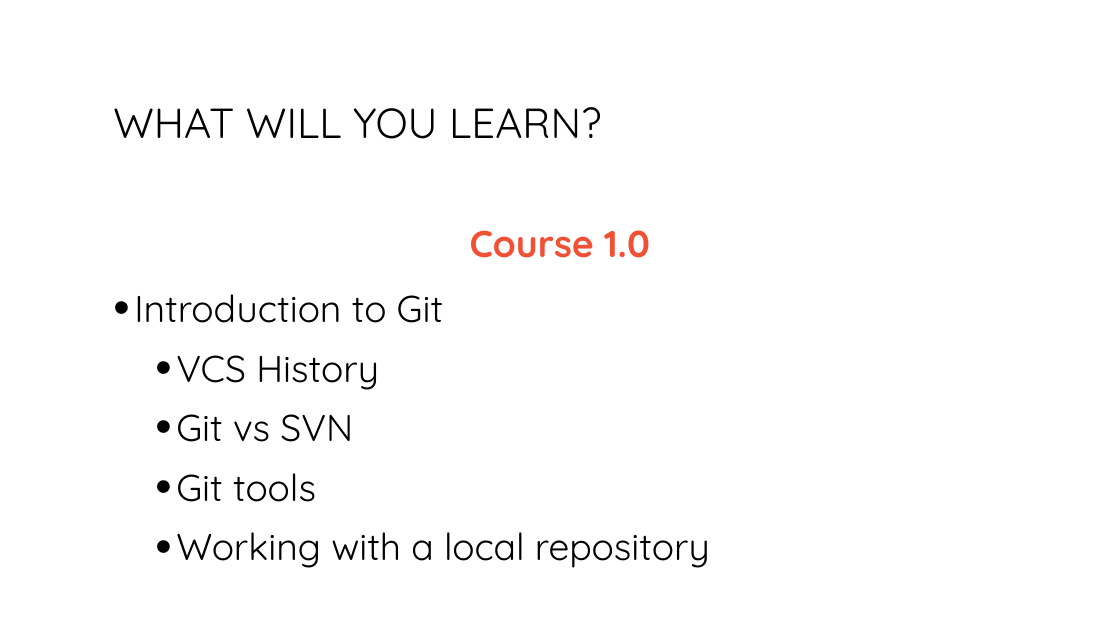
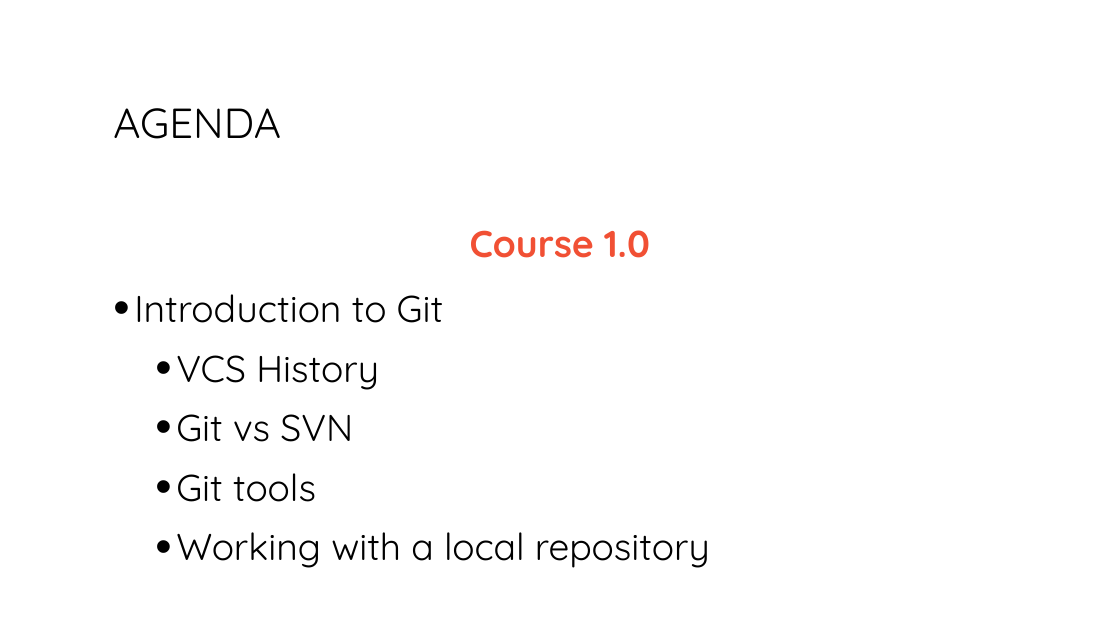
Before and after one commit to bogdanbujdea/git102, a slide deck: slide 5 of Course 1.pptx (slide 3 before the commit). Drawn at 1120x630 pixels with LibreOffice and Linux fonts; fonts in the diff are those of the drawing. Boxes give left, top, right and bottom in pixels: in the first picture for what was removed or moved away, otherwise in the second. Text is boxed around its words. In the diff, an @@ line names an element or a change of style, - is before the commit and + after.

```diff
--- a/Course 1.pptx
+++ b/Course 1.pptx
@@ title at bbox=[113, 108, 281, 139]: text changed @@
-WHAT WILL YOU LEARN?
+AGENDA
```
Also in this commit, not shown: 5 other slides changed, 5 slides added, 1 slide removed.
